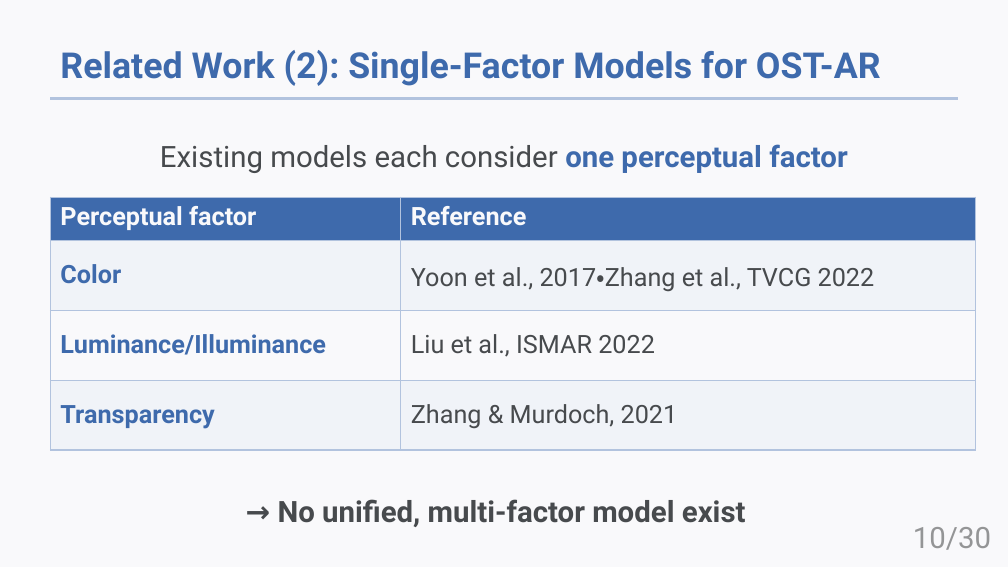
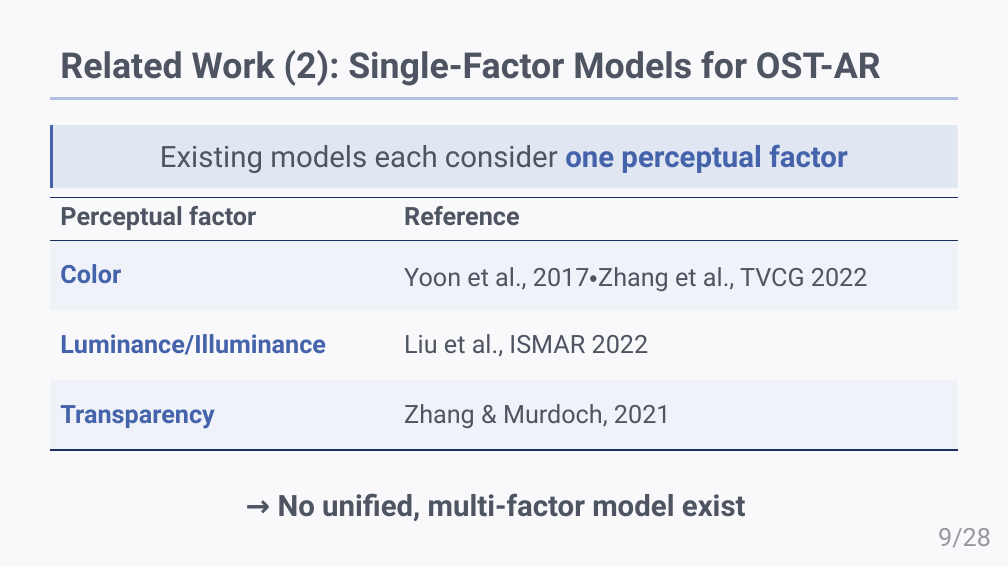
Before and after one commit to HAMADAKAZUKI2423/lab, a slide deck: slide 9 of papers/Rinko2026S/rinko2026S.pptx (slide 10 before the commit). Drawn at 1008x567 pixels with LibreOffice and Linux fonts; fonts in the diff are those of the drawing. Boxes give left, top, right and bottom in pixels: in the first picture for what was removed or moved away, otherwise in the second. Text is boxed around its words. In the diff, an @@ line names an element or a change of style, - is before the commit and + after.

```diff
--- a/papers/Rinko2026S/rinko2026S.pptx
+++ b/papers/Rinko2026S/rinko2026S.pptx
@@ title "Related Work (2): Single-Factor Models ..." at [60, 50, 881, 86]: text colour #3E6AAC to #4E5461 @@
@@ text "Existing models each consider one ..." at [160, 144, 847, 173]: text colour #474A4D to #4E5461 in "Existing models each consider"; text colour #3E6AAC to #4463AB in "one perceptual factor" @@
@@ rectangle added at [50, 125, 958, 188], fill #E0E6F2 @@
@@ line added from (51, 125) to (51, 188), #4463AB 2 pt @@
@@ table at [50, 198, 958, 451] @@
@@ fill #3E6AAC to #F9F9FB in row 1 @@
@@ fill #F0F3F8 to #EFF2F8 in 4 cells @@
@@ fill none to #F9F9FB in row 3 @@
@@ text colour #F9F9FB to #4E5461 in "Perceptual factor", "Reference" @@
@@ text colour #3E6AAC to #4463AB in "Color", "Luminance/Illuminance", "Transparency" @@
@@ text colour #474A4D to #4E5461 in "Yoon et al., 2017・Zhang et al., TVCG ...", "Liu et al., ISMAR 2022", "Zhang & Murdoch, 2021" @@
@@ borders changed @@
@@ table: place and size @@
-table at [50, 198, 976, 451]
+table at [50, 198, 958, 451]
@@ text "→ No unified, multi-factor model ..." at [278, 493, 746, 521]: text colour #474A4D to #4E5461 @@
@@ page number at [938, 528, 991, 548]: text changed; size 21 to 18 pt; text colour #959697 to #97999E @@
-10/30
+9/28
```
Also in this commit, not shown: 12 other slides changed, 15 slides added, 12 slides removed, 5 other files.
